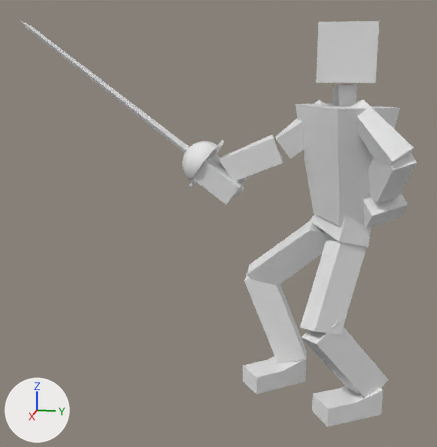
Two versions of the Blender file Blender/PlayerRig01.blend, one commit apart.
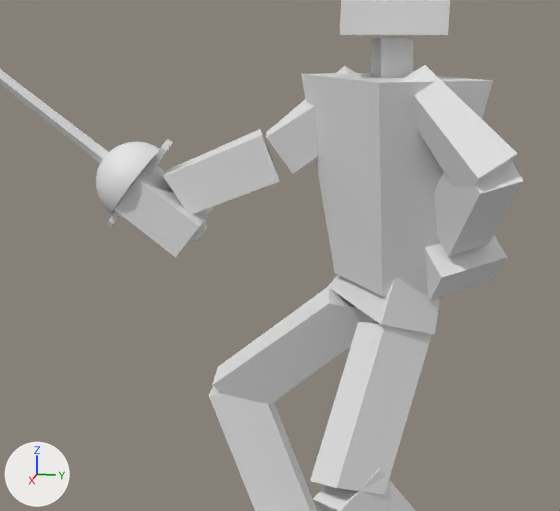
Old and new are each drawn whole from a camera (50 mm lens) standing at (2.56, -0.11, 1.42) and looking at (0.07, -0.6, 0.8) and again close up on the part from 30% to 100% of the width and 14% to 77% of the height. Lighting does not change. The marker at lower left points along +X, +Y and +Z. Both versions are drawn at frame 23 of the action 'Combat_walk'; the numbers are the values there.

The older version as bpy lines, for what is in view:
```python
me_mainbody = bpy.data.meshes.new('MainBody')
me_mainbody.from_pydata(...)  # 136 vertices, 104 faces; spans x -0.22..0.33, y -0.74..0.17, z 0.01..1.62
# before: 68 (-0.05, -0.39, 1.16) at pixel (261, 135), 70 (-0.15, -0.36, 1.06) at pixel (278, 172), 71 (-0.14, -0.4, 1.16) at pixel (260, 128)
me_rapier01_cube = bpy.data.meshes.new('Rapier01_Cube')
me_rapier01_cube.from_pydata(...)  # 349 vertices, 352 faces; spans x -0.1..0.1, y -0.21..1.044, z -0.138..0.138
ob_rapier01_cube = bpy.data.objects.new('Rapier01_Cube', me_rapier01_cube)
ob_rapier01_cube.location = (-0.077, -0.698, 1.035)
ob_rapier01_cube.rotation_euler = (2.494, 0.146, -0.0878)  # degrees (143, 8.4, -5)
ob_thechosenone = bpy.data.objects.new('TheChosenOne', me_mainbody)
ob_thechosenone.location = (0.0, 0.0, 0.0)
```
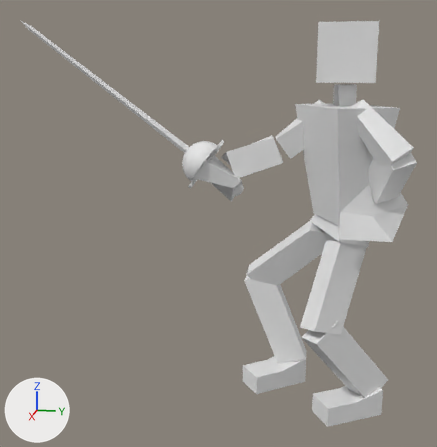
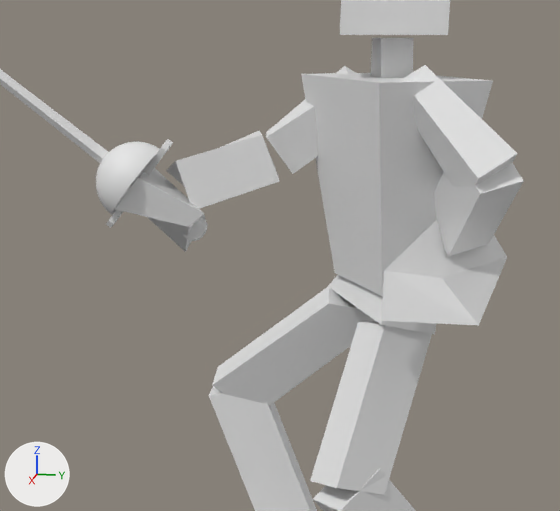
What differs and where, as boxes [x1, y1, x2, y2] in the close-ups (560 x 511 px; the box of a moved part takes in the faces that stretch with it):
```json
{"object": "TheChosenOne", "change": "reshaped", "before": [114, 0, 524, 511], "after": [115, 0, 524, 511]}
{"part": 1, "of": "me_mainbody", "change": "moved or reshaped", "before": [114, 129, 280, 257], "after": [115, 131, 280, 252]}
{"part": 2, "of": "me_mainbody", "change": "moved or reshaped", "before": [425, 235, 507, 300], "after": [381, 220, 507, 326]}
```

The change, as JSON lines over the scene's bpy script:
```json
{"block": "me_mainbody", "where": "me_mainbody.from_pydata(...)  # 136 vertices, 104 faces; spans x -0.22..0.33, y -0.74..0.17, z 0.01..1.62"}
{"block": "me_mainbody", "where": "# used by ob_thechosenone; location = (0.0, 0.0, 0.0)"}
{"block": "me_mainbody", "change": "me_mainbody part 1"}
{"op": "add", "block": "me_mainbody", "code": "for i in [68, 70, 71]: me_mainbody.vertices[i].co += Vector((-0.01, 0.0, 0.0))"}
{"op": "set", "path": "me_mainbody.vertices[76].co", "old": "(-0.17, -0.73, 0.99)", "new": "(-0.09, -0.72, 0.99)"}
{"op": "set", "path": "me_mainbody.vertices[77].co", "old": "(-0.17, -0.58, 0.88)", "new": "(-0.13, -0.58, 0.85)", "note": "not seen -> pixel (185, 252)"}
{"op": "set", "path": "me_mainbody.vertices[78].co", "old": "(-0.01, -0.59, 0.86)", "new": "(-0.03, -0.56, 0.94)", "note": "pixel (175, 257) -> pixel (188, 227)"}
{"op": "set", "path": "me_mainbody.vertices[82].co", "old": "(-0.16, -0.52, 0.96)", "new": "(-0.15, -0.54, 0.94)", "note": "pixel (213, 209) -> pixel (205, 218)"}
{"op": "set", "path": "me_mainbody.vertices[84].co", "old": "(-0.02, -0.62, 1.06)", "new": "(-0.04, -0.59, 1.09)", "note": "pixel (163, 176) -> pixel (175, 160)"}
{"op": "set", "path": "me_mainbody.vertices[85].co", "old": "(0.0, -0.53, 0.94)", "new": "(-0.03, -0.52, 0.97)", "note": "pixel (199, 226) -> pixel (204, 213)"}
{"op": "set", "path": "me_mainbody.vertices[86].co", "old": "(-0.03, -0.56, 0.96)", "new": "(-0.04, -0.55, 0.97)"}
{"block": "me_mainbody", "change": "me_mainbody part 2"}
{"op": "set", "path": "me_mainbody.vertices[34].co", "old": "(0.07, -0.06, 1.01)", "new": "(0.35, -0.09, 0.93)", "note": "not seen -> pixel (384, 270)"}
{"op": "set", "path": "me_mainbody.vertices[36].co", "old": "(-0.07, 0.06, 0.98)", "new": "(0.22, -0.09, 0.8)", "note": "not seen -> pixel (381, 319)"}
{"op": "set", "path": "me_mainbody.vertices[38].co", "old": "(0.1, 0.01, 0.82)", "new": "(0.38, 0.09, 0.84)", "note": "pixel (429, 300) -> pixel (478, 325)"}
{"op": "set", "path": "me_mainbody.vertices[39].co", "old": "(0.0, -0.08, 0.94)", "new": "(0.38, -0.09, 0.84)", "note": "not seen -> pixel (381, 320)"}
```
